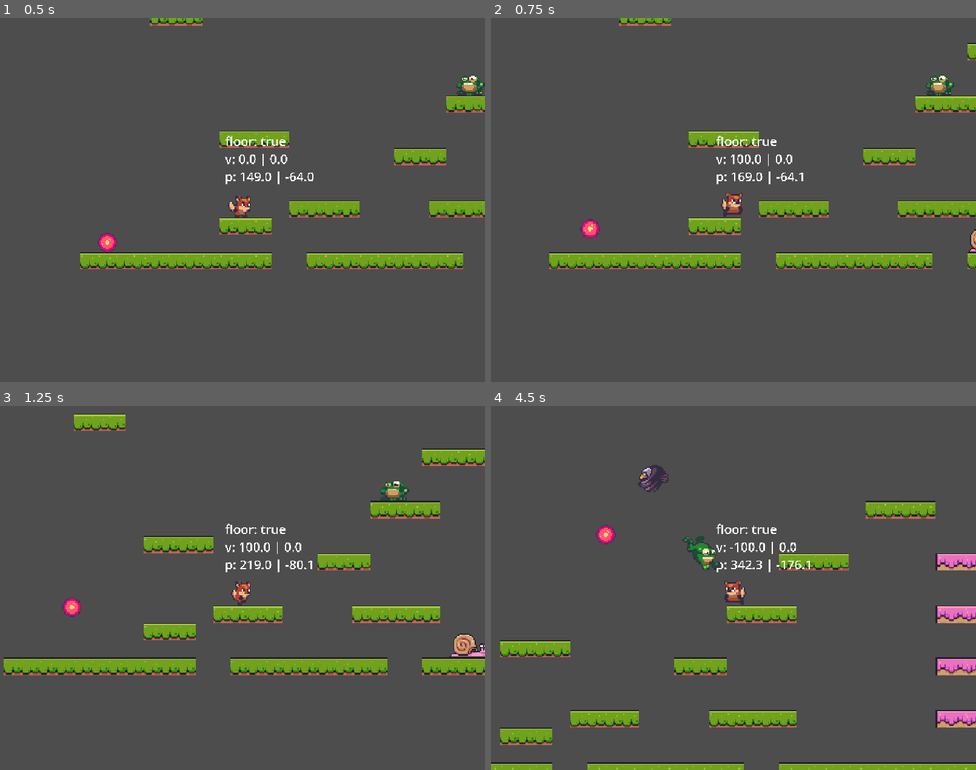
Above: before the commit, frames 1-4 (two rows, left to right).
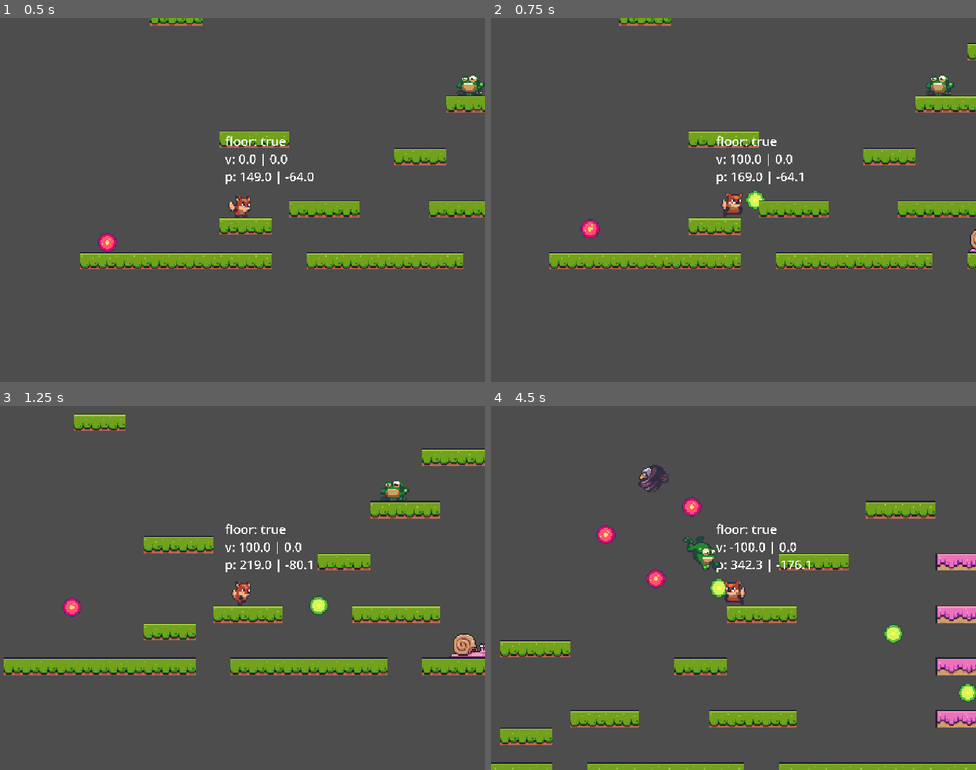
Above: after the commit, the same moments.

Repository: Mathorga/godot_training
Game: Godot game, scene res://scenes/level_base/level_base.tscn
Same seed, same stepped clock (60 frames per second), same inputs: the game is played once before the commit and once after it.
Inputs:
- Up to frame 1 (0.5 s): no input
- Up to frame 2 (0.75 s): hold Right (right) from 0.53 s (still down); hold M (shoot) from 0.53 s (still down)
- Up to frame 3 (1.25 s): keep holding Right (right); keep holding M (shoot); tap Space (jump) at 0.77 s
- Up to frame 4 (4.5 s): release M (shoot) at 1.28 s; tap M (shoot) at 1.35, 2.85, 4.35 s; tap Space (jump) at 1.52, 3.02, 3.77 s; release Right (right) at 2.03 s; hold Left (left) 2.03-2.78 s; hold M (shoot) 2.03-2.78 s; hold Right (right) 2.78-4.28 s; hold M (shoot) 3.53-4.28 s; hold Left (left) from 4.28 s (still down)

Frame 1 is identical in both runs. In frame 2, 0.1% of the frame differs, in the area x 52-57%, y 47-53%; in frame 3, 0.2%; in frame 4, 0.8%, in the area x 32-100%, y 25-82%.

Commit message:
Progress on foxy

Diff:
--- /dev/null
+++ b/fox_antics/globals/signal_hub.gd
@@ -0,0 +1,6 @@
+extends Node
+
+signal create_bullet_requested(pos: Vector2, dir: Vector2, speed: float, obj_type: Constants.ObjectType)
+
+func emit_create_bullet_requested(pos: Vector2, dir: Vector2, speed: float, obj_type: Constants.ObjectType) -> void:
+	create_bullet_requested.emit(pos, dir, speed, obj_type)
--- a/fox_antics/project.godot
+++ b/fox_antics/project.godot
@@ -14,6 +14,10 @@
 run/main_scene="uid://b3sqac532wkps"
 config/features=PackedStringArray("4.5", "Mobile")
 config/icon="uid://owx20imd8cr3"
+
+[autoload]
+
+SignalHub="*res://globals/signal_hub.gd"
 
 [display]
 
--- a/fox_antics/scenes/level_base/level_base.tscn
+++ b/fox_antics/scenes/level_base/level_base.tscn
@@ -1,6 +1,7 @@
-[gd_scene load_steps=9 format=4 uid="uid://b3sqac532wkps"]
+[gd_scene load_steps=10 format=4 uid="uid://b3sqac532wkps"]
 
 [ext_resource type="Texture2D" uid="uid://dlaod4p25g32p" path="res://assets/tiles/Terrain (16x16).png" id="1_myc1q"]
+[ext_resource type="PackedScene" uid="uid://bgnt3313kdsfd" path="res://scenes/object_maker/object_maker.tscn" id="1_p2h7h"]
 [ext_resource type="PackedScene" uid="uid://dfw1l1lyui3h6" path="res://scenes/player/player.tscn" id="2_u6jkd"]
 [ext_resource type="PackedScene" uid="uid://bhcv8bklhbpn1" path="res://scenes/enemies/snail_enemy/snail_enemy.tscn" id="3_3tlib"]
 [ext_resource type="PackedScene" uid="uid://bthynxdr6kf5y" path="res://scenes/enemies/frog_enemy/frog_enemy.tscn" id="4_ncu3c"]
@@ -244,6 +245,8 @@
 
 [node name="LevelBase" type="Node2D"]
 
+[node name="ObjectMaker" parent="." instance=ExtResource("1_p2h7h")]
+
 [node name="Platforms" type="TileMapLayer" parent="."]
 position = Vector2(0, -768)
 tile_map_data = PackedByteArray("AAAAAC8AAAAHAAAAAAABAC8AAAAHAAAAAAACAC8AAAAHAAAAAAADAC8AAAAHAAAAAAAEAC8AAAAHAAAAAAAFAC …(2544 unchanged characters)…
--- /dev/null
+++ b/fox_antics/scenes/object_maker/object_maker.gd
@@ -0,0 +1,19 @@
+extends Node2D
+
+class_name ObjectMaker
+
+const OBJECT_SCENES: Dictionary[Constants.ObjectType, PackedScene] = {
+	Constants.ObjectType.PLAYER_BULLET: preload("uid://bnuqog6euleuu"),
+	Constants.ObjectType.ENEMY_BULLET: preload("uid://bdpaamkwcme0q"),
+}
+
+func _enter_tree() -> void:
+	SignalHub.create_bullet_requested.connect(on_create_bullet_requested)
+
+func on_create_bullet_requested(pos: Vector2, dir: Vector2, speed: float, obj_type: Constants.ObjectType) -> void:
+	if not OBJECT_SCENES.has(obj_type):
+		return
+
+	var spawned_obj: BaseBullet = OBJECT_SCENES[obj_type].instantiate()
+	spawned_obj.setup(pos, dir, speed)
+	call_deferred("add_child", spawned_obj)
--- /dev/null
+++ b/fox_antics/scenes/object_maker/object_maker.tscn
@@ -0,0 +1,6 @@
+[gd_scene load_steps=2 format=3 uid="uid://bgnt3313kdsfd"]
+
+[ext_resource type="Script" uid="uid://ccdkrxhrqar2h" path="res://scenes/object_maker/object_maker.gd" id="1_y8j11"]
+
+[node name="ObjectMaker" type="Node2D"]
+script = ExtResource("1_y8j11")
--- a/fox_antics/scenes/player/player.tscn
+++ b/fox_antics/scenes/player/player.tscn
@@ -242,5 +242,5 @@
 shape = SubResource("RectangleShape2D_gmlin")
 
 [node name="Shooter" parent="." instance=ExtResource("4_lvxji")]
-speed = 100.0
+speed = 200.0
 bullet_key = 2
--- a/fox_antics/scenes/shooter/shooter.gd
+++ b/fox_antics/scenes/shooter/shooter.gd
@@ -21,7 +21,7 @@
 		return
 
 	can_shoot = false
-	print("SHOT in dir", direction)
+	SignalHub.emit_create_bullet_requested(global_position, direction, speed, bullet_key)
 	shoot_timer.start()
 
 func on_shoot_timer_timeout() -> void:
Not shown, added: fox_antics/globals/signal_hub.gd.uid
Not shown, added: fox_antics/scenes/object_maker/object_maker.gd.uid
